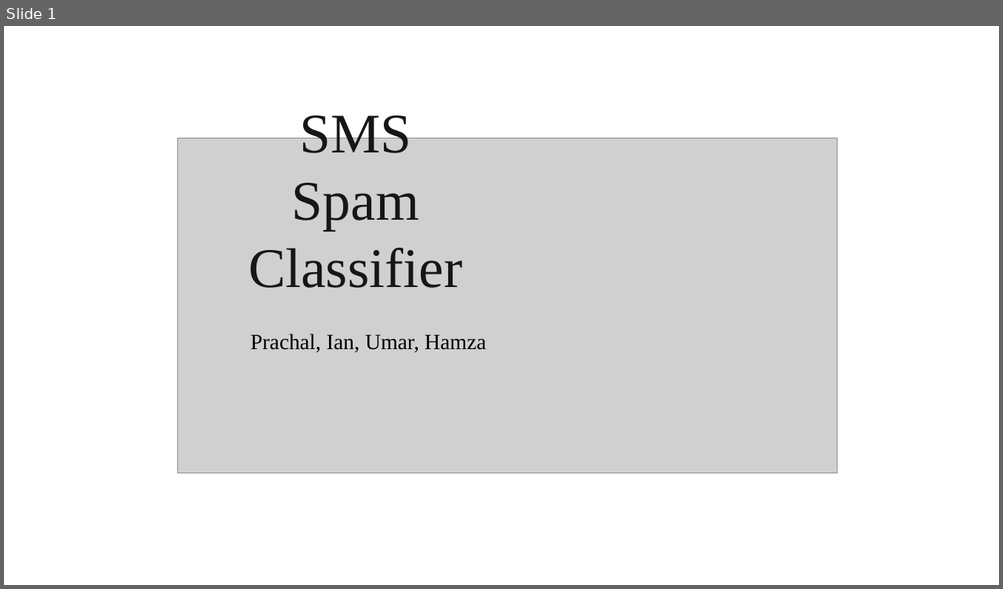
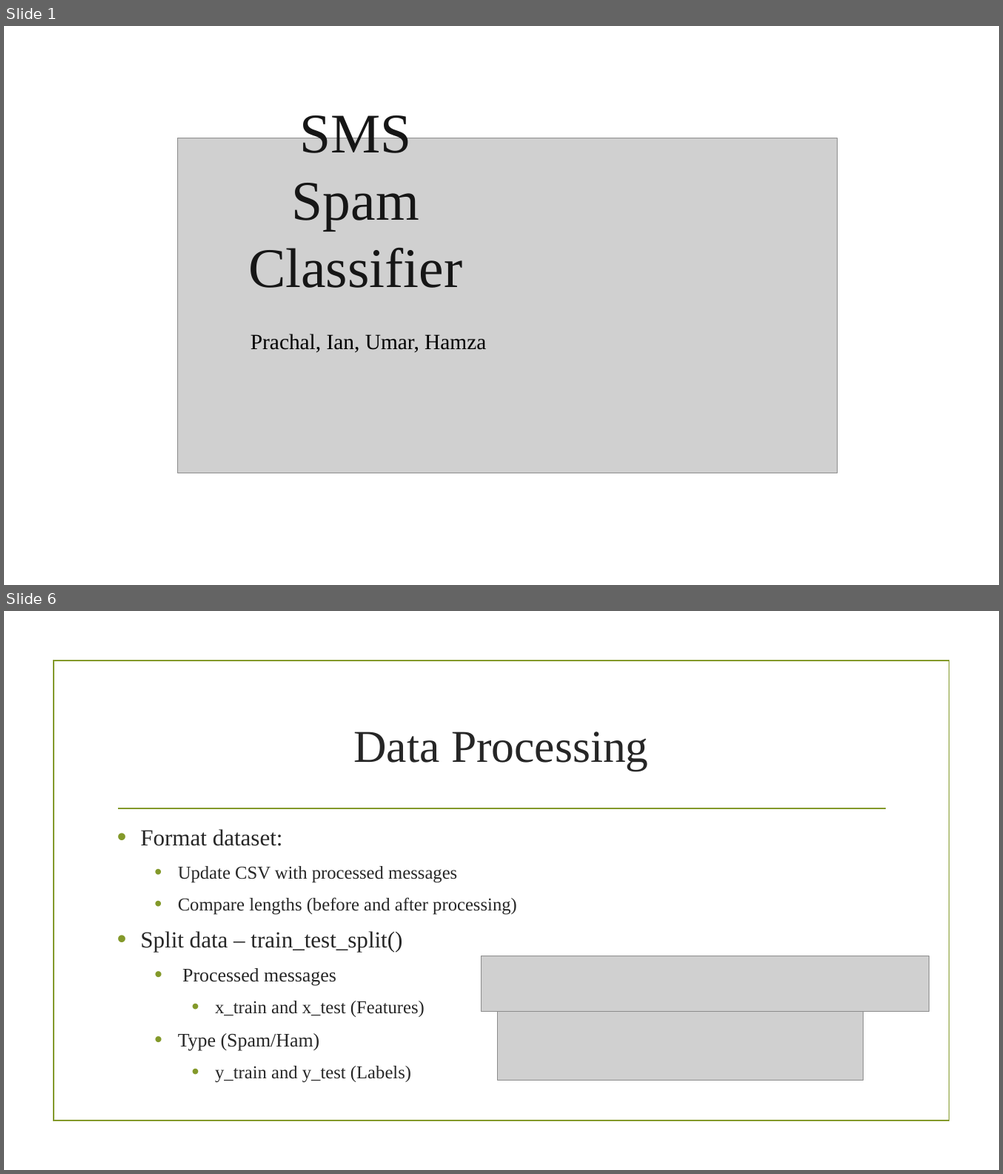
Before and after one commit to devdada/CS-418-Final-Project, a slide deck: SMS Spam Classifier.pptx. Shown one above the other, each under a label of ours: slide 1 before the commit, slides 1 and 6 after it; the slides between them are not shown. The pictures are 1003x589 and 1003x1174 pixels, drawn with LibreOffice and Linux fonts; fonts in the diff are those of the drawing; grey boxes stand for pictures; background and template pictures are left out. Boxes give left, top, right and bottom in pixels: in the first picture for what was removed or moved away, otherwise in the second. Text is boxed around its words. In the diff, an @@ line names an element or a change of style, - is before the commit and + after.

```diff
--- a/SMS Spam Classifier.pptx
+++ b/SMS Spam Classifier.pptx
@@ slide 6 added at (4,611,999,1170), background picture (left out) @@
@@ rectangle added at (54,661,948,1122), outline #83992A 1.25 pt @@
@@ title added at (353,732,649,771), 44 pt, text #262626 @@
+Data Processing
@@ line added from (118, 809) to (885, 809), #83992A 1.25 pt @@
@@ text added at (140,829,517,1082), 17.6 pt, text #262626 @@
+• Format dataset:
+  • Update CSV with processed messages
+  • Compare lengths (before and after processing)
+• Split data – train_test_split()
+  • Processed messages
+    • x_train and x_test (Features)
+  • Type (Spam/Ham)
+    • y_train and y_test (Labels)
@@ picture added at (481,957,928,1011) @@
@@ picture added at (497,1002,862,1080) @@
```
Also in this commit, not shown: 2 slides changed, 6 other slides added, 1 slide removed.
